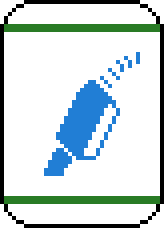
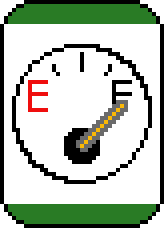
Layers edited between the first and the second 164×228 image:
added layer "Needle" above "Needle mount" over [76, 100, 128, 152]
added layer "Needle mount" above "Tick marks" over [64, 128, 100, 164]
added layer "Tick marks" above "F" over [52, 52, 112, 76]
added layer "F" above "E" over [112, 80, 132, 112]
added layer "E" above "Gauge border" over [28, 80, 48, 112]
added layer "Gauge border" above "Gas nozzle" over [12, 44, 152, 184]
hid "Gas nozzle", moved it above "Grid dots" over [44, 52, 140, 176]
painted on "Color bands" over [4, 4, 160, 224]
